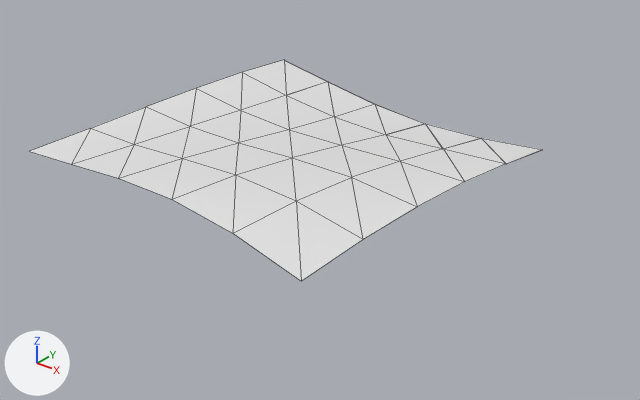
The OBJ model models/areas/idol/preview_sand_3_-2.obj: old version first, new version second.
The view is the same before and after, from a 50 mm camera at (92.9, 4.6, 11.5) aimed at (74.5, 27.7, -2.8). The lights are fixed; the arrows at lower left show +X, +Y and +Z. The older version comes first. Mesh edges are drawn as thin lines. Where no turn or scale is listed for an object, it has been applied to the vertices. Vertices at exactly the same position are counted once.

In view in the first picture: 'preview_sand_3_-2'.
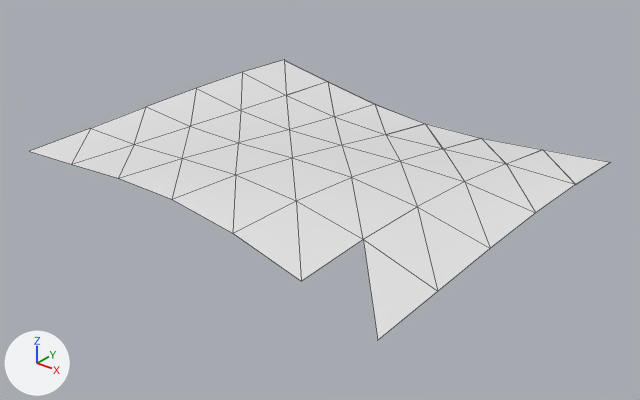
What changed in the scene script:
```text
Change me_preview_sand_3__2:
    used by ob_preview_sand_3__2; location = (0.0, 0.0, 0.0)
    remove me_preview_sand_3__2.from_pydata(...)  # 51 vertices, 55 faces; spans x 65.37..79.79, y 21.02..35.44, z -2.03..-0.61
    add me_preview_sand_3__2.from_pydata(...)  # 60 vertices, 65 faces; spans x 65.37..82.54, y 20.89..35.44, z -2.13..-0.61
    me_preview_sand_3__2 part 1
    9 vertices are added at x 79.79..82.54, y 20.89..34.76, z -2.13..-1.38
    10 new faces join them
```

Pixel boxes (x1, y1, x2, y2) of what changed, in the pictures (640 x 400 px):
'preview_sand_3_-2', reshaped (13% wider, 27% taller)
    before: (30, 60, 543, 281)
    after: (30, 60, 611, 340)
part 1 of me_preview_sand_3__2, added
    after: (363, 150, 611, 340)
